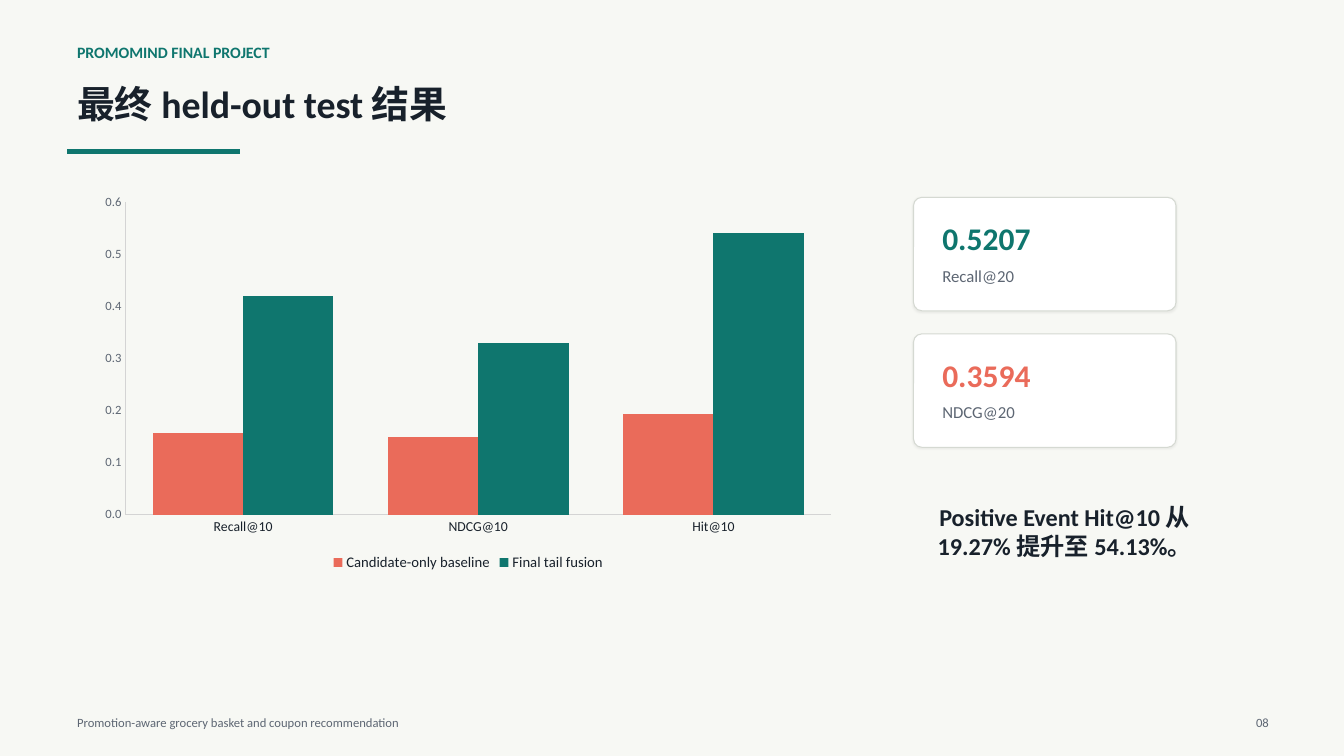
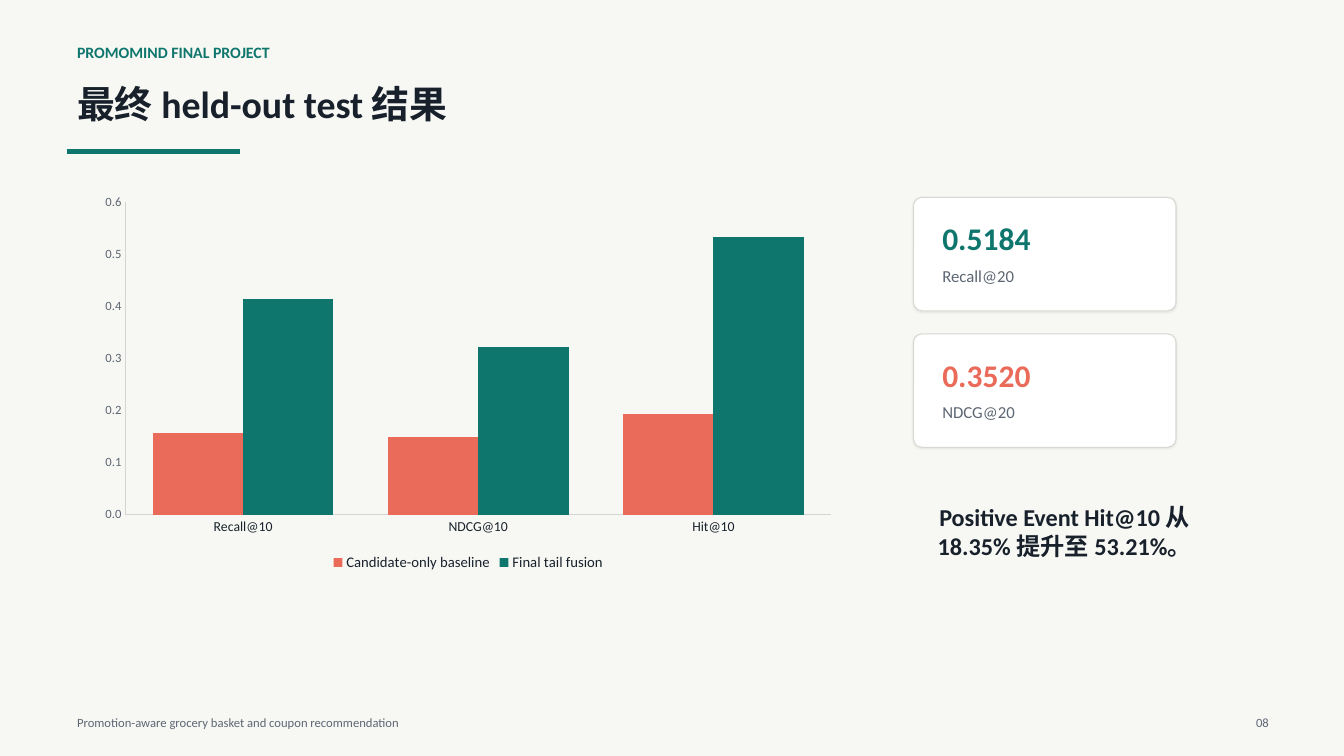
Before and after one commit to ZoRan-Wang/PromoMind-public-backup-20260624, a slide deck: slide 8 of deliverables/final_solution_2026_06_24/PromoMind_final_presentation_zh.pptx. Drawn at 1344x756 pixels with LibreOffice and Linux fonts; fonts in the diff are those of the drawing. Boxes give left, top, right and bottom in pixels: in the first picture for what was removed or moved away, otherwise in the second. Text is boxed around its words. In the diff, an @@ line names an element or a change of style, - is before the commit and + after.

```diff
--- a/deliverables/final_solution_2026_06_24/PromoMind_final_presentation_zh.pptx
+++ b/deliverables/final_solution_2026_06_24/PromoMind_final_presentation_zh.pptx
@@ column chart at (x1=91, y1=187, x2=847, y2=575) @@
@@ Final tail fusion, Recall@10: 0.42 to 0.41 @@
@@ Final tail fusion, NDCG@10: 0.33 to 0.32 @@
@@ Final tail fusion, Hit@10: 0.54 to 0.53 @@
@@ text at (x1=942, y1=228, x2=1030, y2=251): text changed @@
-0.5207
+0.5184
@@ text at (x1=942, y1=366, x2=1030, y2=387): text changed @@
-0.3594
+0.3520
@@ text at (x1=938, y1=505, x2=1191, y2=557): text changed @@
-Positive Event Hit@10 从 19.27% 提升至 54.13%。
+Positive Event Hit@10 从 18.35% 提升至 53.21%。
```
Also in this commit, not shown: 1 other slide changed, 16 other files.
